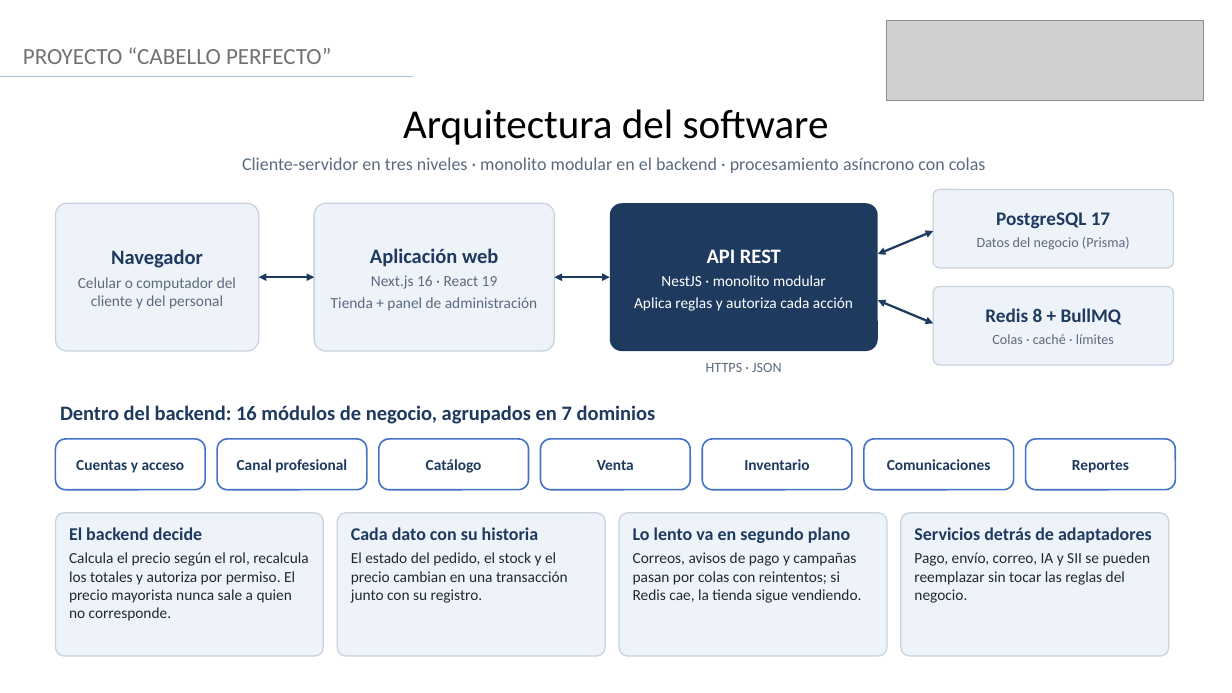
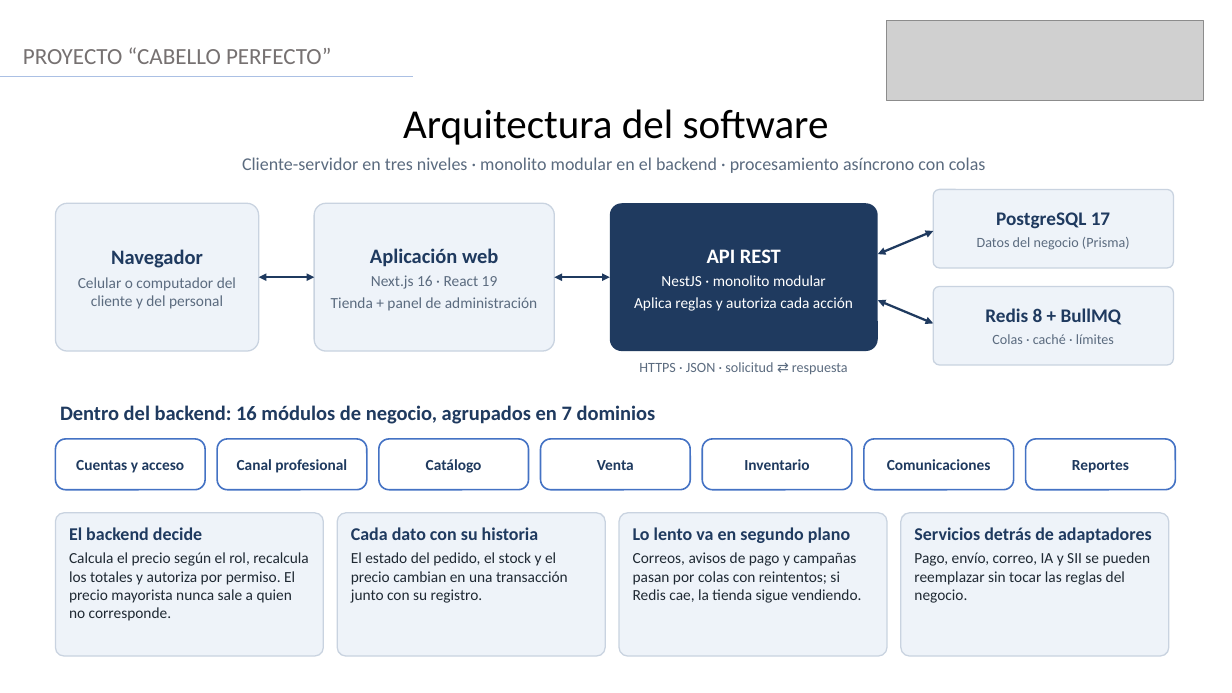
Before and after one commit to Contrum-Projects/fase-1, a slide deck: slide 8 of fase2/Evidencias Proyecto/Presentacion_final_Cabello_Perfecto.pptx. Drawn at 1232x693 pixels with LibreOffice and Linux fonts; fonts in the diff are those of the drawing; grey boxes stand for pictures. Boxes give left, top, right and bottom in pixels: in the first picture for what was removed or moved away, otherwise in the second. Text is boxed around its words. In the diff, an @@ line names an element or a change of style, - is before the commit and + after.

```diff
--- a/fase2/Evidencias Proyecto/Presentacion_final_Cabello_Perfecto.pptx
+++ b/fase2/Evidencias Proyecto/Presentacion_final_Cabello_Perfecto.pptx
@@ text at bbox=[639, 362, 848, 375]: text changed @@
-HTTPS · JSON
+HTTPS · JSON · solicitud ⇄ respuesta
```
Also in this commit, not shown: 4 other slides changed.
